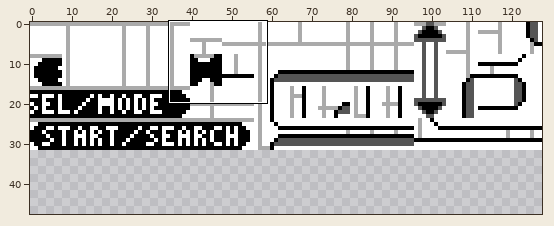
Edited in one commit: sprite sheet (gfx/pokedex/pokedex.png). The picture above shows the old version from afar; the outline marks the close-up.
Close-up. Before the edit:
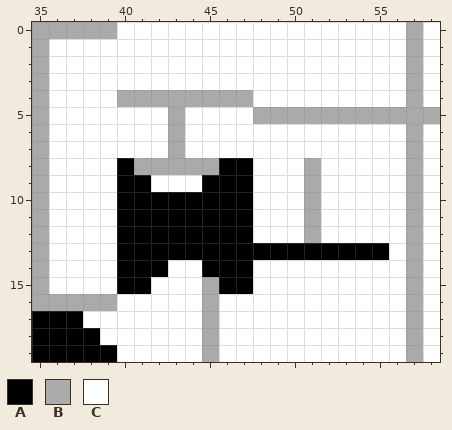
The file is 128x32 pixels. Shown: x 35..58, y 0..19. The old version is drawn lined up with the new one, on the new canvas. The commit also changed other parts of the picture, which this record leaves out.
Palette (. is transparent): A #000000  B #aaaaaa  C #ffffff
Pixels before, first column x 35:
 0 BBBBBCCCCCCCCCCCCCCCCCBC
 1 BCCCCCCCCCCCCCCCCCCCCCBC
 2 BCCCCCCCCCCCCCCCCCCCCCBC
 3 BCCCCCCCCCCCCCCCCCCCCCBC
 4 BCCCCBBBBBBBBCCCCCCCCCBC
 5 BCCCCCCCBCCCCBBBBBBBBBBB
 6 BCCCCCCCBCCCCCCCCCCCCCBC
 7 BCCCCCCCBCCCCCCCCCCCCCBC
 8 BCCCCABBBBBAACCCBCCCCCBC
 9 BCCCCAACCCAAACCCBCCCCCBC
10 BCCCCAAAAAAAACCCBCCCCCBC
11 BCCCCAAAAAAAACCCBCCCCCBC
12 BCCCCAAAAAAAACCCBCCCCCBC
13 BCCCCAAAAAAAAAAAAAAAACBC
14 BCCCCAAACCAAACCCCCCCCCBC
15 BCCCCAACCCBAACCCCCCCCCBC
16 BBBBBCCCCCBCCCCCCCCCCCBC
17 AAACCCCCCCBCCCCCCCCCCCBC
18 AAAACCCCCCBCCCCCCCCCCCBC
19 AAAAACCCCCBCCCCCCCCCCCBC
Once edited:
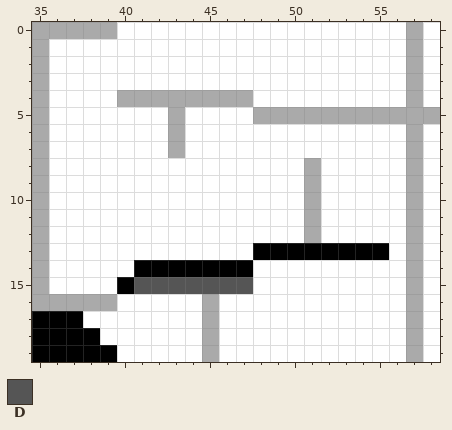
Colours new in this view: D #555555
Diff:
{"change": "canvas 128x32 -> 128x48"}
{"y":8,"x":40,"old":"ABBBBBAA","new":"CCCCCCCC"}
{"y":9,"x":40,"old":"AA","new":"CC"}
{"y":9,"x":45,"old":"AAA","new":"CCC"}
{"y":10,"x":40,"old":"AAAAAAAA","new":"CCCCCCCC"}
{"y":11,"x":40,"old":"AAAAAAAA","new":"CCCCCCCC"}
{"y":12,"x":40,"old":"AAAAAAAA","new":"CCCCCCCC"}
{"y":13,"x":40,"old":"AAAAAAAA","new":"CCCCCCCC"}
{"y":14,"x":40,"old":"A","new":"C"}
{"y":14,"x":43,"old":"CC","new":"AA"}
{"y":15,"x":41,"old":"ACCCBAA","new":"DDDDDDD"}
